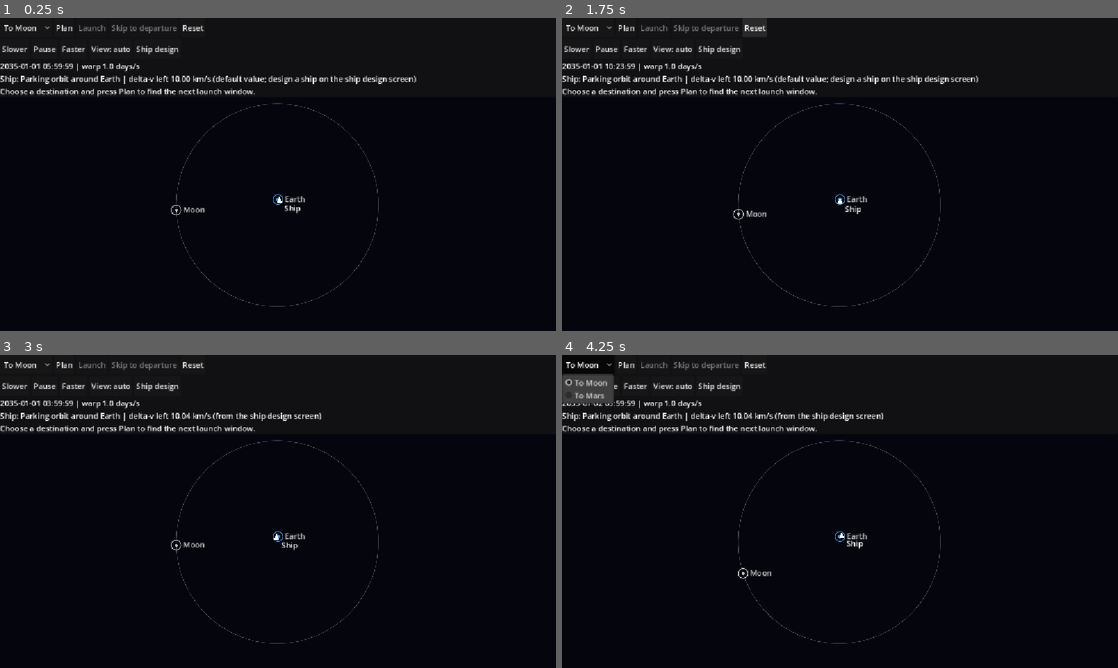
Above: before the commit, frames 1-4 (two rows, left to right).
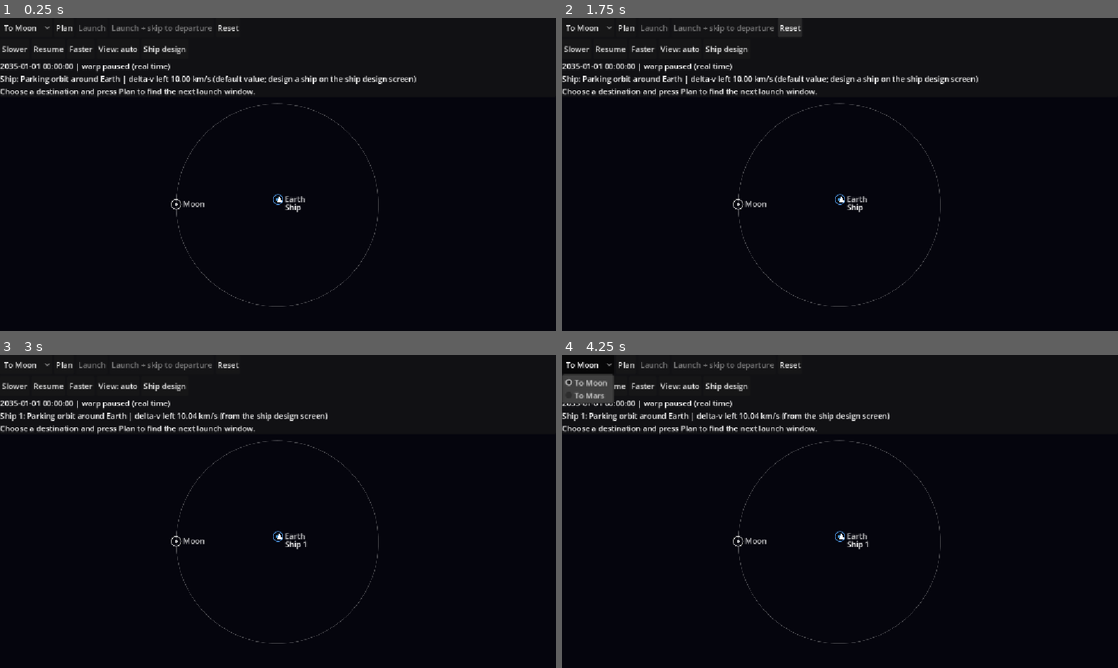
Above: after the commit, the same moments.

Repository: jonmakescars/asteroid-miner
Game: Godot game, scene res://mission.tscn
Same seed, same stepped clock (60 frames per second), same inputs: the game is played once before the commit and once after it. This scene is started directly instead of the project's main scene.
Inputs:
- Up to frame 1 (0.25 s): no input
- Up to frame 2 (1.75 s): click "Plan" at 0.5 s; click "Reset" at 1.25 s
- Up to frame 3 (3 s): click "Ship design" at 2 s; click "Mission planner" at 2.75 s
- Up to frame 4 (4.25 s): click "To Moon" at 3.5 s

The runs differ from the first frame. In frame 1, 0.9% of the frame differs, in the area x 6-55%, y 2-63%; in frame 2, 1.0%; in frame 3, 1.7%, in the area x 3-59%, y 2-63%; in frame 4, 1.7%.

Commit message:
Time controls, launch and skip, ship name

Diff:
--- a/scripts/mission_view.gd
+++ b/scripts/mission_view.gd
@@ -8,7 +8,9 @@
 const DESIGN_PATH := "user://ship_design.json"  # written by the ship design screen
 const DEFAULT_SHIP_DV_KMS := 10.0
 const PARKING_ALTITUDE_KM := 400.0
-const WARP_STEPS := [0.01, 0.1, 1.0, 10.0, 100.0, 1000.0]  # game days per real second
+const WARP_STEPS := [1.0 / 86400.0, 1.0 / 1440.0, 1.0 / 24.0, 1.0, 10.0, 100.0, 1000.0]  # game days per real second
+const WARP_LABELS := ["real time", "1 min/s", "1 h/s", "1 day/s", "10 days/s", "100 days/s", "1000 days/s"]
+const SKIP_LEAD_DAYS := 120.0 / 86400.0  # "skip to departure" stops two minutes before the burn
 const MIN_BODY_RADIUS_PX := 3.0
 const RING_RADIUS_PX := 10.0
 const ORBIT_SAMPLES := 160
@@ -23,11 +25,12 @@
 var children: Dictionary = {}
 var start_jd := 0.0
 var time_jd := 0.0
-var warp_index := 2
-var paused := false
+var warp_index := 0
+var paused := true
 var frame_index := 0
 var ship_dv_kms := DEFAULT_SHIP_DV_KMS
 var ship_dv_source := "default value; design a ship on the ship design screen"
+var ship_name := "Ship"
 var parking_segment: Dictionary = {}
 var legs: Array = []     # the ship's orbit legs: {parent, segment, t_start, label}
 var plan: Dictionary = {}
@@ -71,10 +74,13 @@
 	if typeof(parsed) == TYPE_DICTIONARY and parsed.has("total_dv_ms"):
 		ship_dv_kms = float(parsed["total_dv_ms"]) / 1000.0
 		ship_dv_source = "from the ship design screen"
+		ship_name = str(parsed.get("name", ship_name))
 
 
 func _reset() -> void:
 	time_jd = start_jd
+	paused = true
+	warp_index = 0
 	plan = {}
 	message = ""
 	var earth_gm := float(bodies["earth"]["gm_km3_s2"])
@@ -101,7 +107,7 @@
 	row1.add_child(target_picker)
 	plan_button = _add_button(row1, "Plan", _on_plan)
 	launch_button = _add_button(row1, "Launch", _on_launch)
-	skip_button = _add_button(row1, "Skip to departure", _on_skip)
+	skip_button = _add_button(row1, "Launch + skip to departure", _on_skip)
 	_add_button(row1, "Reset", _reset)
 
 	var row2 := HFlowContainer.new()
@@ -138,6 +144,7 @@
 	var target: Dictionary = TARGETS[target_picker.selected]
 	legs = [legs[0]]
 	plan = _make_plan(target)
+	paused = true
 	message = "" if not plan.is_empty() else "No launch window found within the search period."
 
 
@@ -154,9 +161,13 @@
 	]
 
 
+## Launches (commits the plan) and jumps to just before the departure burn. Time stays as it was (paused or not).
 func _on_skip() -> void:
-	if not plan.is_empty():
-		time_jd = maxf(time_jd, float(plan["t_dep"]) - 0.02)
+	if plan.is_empty():
+		return
+	if not plan["committed"]:
+		_on_launch()
+	time_jd = maxf(time_jd, float(plan["t_dep"]) - SKIP_LEAD_DAYS)
 
 
 func _departed() -> bool:
@@ -210,6 +221,7 @@
 		"transfer_segment": TransferPlanner.transfer_segment(transfer, gm),
 		"capture_segment": TransferPlanner.circular_segment(capture_radius, target_gm, float(transfer["t_arr"]), 0.0),
 		"committed": false,
+		"arrival_seen": false,
 	}
 
 
@@ -266,6 +278,10 @@
 func _process(delta: float) -> void:
 	if not paused:
 		time_jd += delta * float(WARP_STEPS[warp_index])
+	# On arrival, drop back to the slowest time flow.
+	if not plan.is_empty() and plan["committed"] and not plan["arrival_seen"] and time_jd >= float(plan["t_arr"]):
+		plan["arrival_seen"] = true
+		warp_index = 0
 	_update_ui()
 	queue_redraw()
 
@@ -276,7 +292,7 @@
 	var affordable := not plan.is_empty() and _plan_dv_total() <= ship_dv_kms
 	var window_open := not plan.is_empty() and time_jd < float(plan["t_dep"]) - 0.0001
 	launch_button.disabled = plan.is_empty() or plan["committed"] or not affordable or not window_open
-	skip_button.disabled = plan.is_empty() or not window_open
+	skip_button.disabled = plan.is_empty() or not window_open or not affordable
 	pause_button.text = "Resume" if paused else "Pause"
 	frame_button.text = "View: " + str(FRAMES[frame_index])
 	info_label.text = _info_text()
@@ -304,10 +320,10 @@
 
 func _info_text() -> String:
 	var lines: PackedStringArray = []
-	var warp_text := "paused" if paused else "%s days/s" % str(WARP_STEPS[warp_index])
+	var warp_text := "paused (%s)" % WARP_LABELS[warp_index] if paused else str(WARP_LABELS[warp_index])
 	lines.append("%s | warp %s" % [_date_text(time_jd), warp_text])
-	lines.append("Ship: %s | delta-v left %.2f km/s (%s)" % [
-			legs[_leg_index_at(time_jd)]["label"], _dv_left(), ship_dv_source])
+	lines.append("%s: %s | delta-v left %.2f km/s (%s)" % [
+			ship_name, legs[_leg_index_at(time_jd)]["label"], _dv_left(), ship_dv_source])
 	if plan.is_empty():
 		lines.append(message if message != "" else "Choose a destination and press Plan to find the next launch window.")
 		return "\n".join(lines)
@@ -322,7 +338,7 @@
 	elif time_jd >= float(plan["t_dep"]):
 		lines.append("The launch window has passed. Press Plan again.")
 	else:
-		lines.append("Ready: press Launch, then run time or press Skip to departure.")
+		lines.append("Ready: press Launch and resume time, or press Launch + skip to departure.")
 	return "\n".join(lines)
 
 
@@ -372,7 +388,7 @@
 	var ship_local := _ship_abs(time_jd) - _body_abs(frame_id, time_jd)
 	var p := _to_screen(ship_local, centre, px_per_km)
 	draw_colored_polygon(PackedVector2Array([p + Vector2(0, -7), p + Vector2(6, 5), p + Vector2(-6, 5)]), Color.WHITE)
-	draw_string(ThemeDB.fallback_font, p + Vector2(10, 22), "Ship", HORIZONTAL_ALIGNMENT_LEFT, -1, 16, Color.WHITE)
+	draw_string(ThemeDB.fallback_font, p + Vector2(10, 22), ship_name, HORIZONTAL_ALIGNMENT_LEFT, -1, 16, Color.WHITE)
 
 
 func _to_screen(position_km: Vector2, centre: Vector2, px_per_km: float) -> Vector2:
--- a/scripts/ship_design_view.gd
+++ b/scripts/ship_design_view.gd
@@ -30,6 +30,9 @@
 var rules: Dictionary = {}
 var payload_ctl: Dictionary = {}
 var stage_ctls: Array = []       # per stage: {"engine": OptionButton, "propellant": ctl, "thrust": ctl, "durability": ctl}
+var ship_name := "Ship 1"
+var start_payload_kg := DEFAULT_PAYLOAD_KG
+var start_stages: Array = []     # starting values of the sliders (defaults, or the last saved design)
 var result_label: Label
 
 
@@ -38,6 +41,7 @@
 		get_window().content_scale_factor = MOBILE_UI_SCALE
 	if not _load_engines():
 		return
+	_apply_saved_design()
 	_build_ui()
 	_refresh()
 
@@ -52,6 +56,31 @@
 		engines[engine["id"]] = engine
 		engine_order.append(engine["id"])
 	return true
+
+
+## Starts from the last saved design if there is one, so the design survives switching screens.
+func _apply_saved_design() -> void:
+	start_stages = DEFAULT_STAGES.duplicate(true)
+	if not FileAccess.file_exists(DESIGN_PATH):
+		return
+	var saved: Variant = JSON.parse_string(FileAccess.get_file_as_string(DESIGN_PATH))
+	if typeof(saved) != TYPE_DICTIONARY:
+		return
+	ship_name = str(saved.get("name", ship_name))
+	start_payload_kg = clampf(float(saved.get("payload_kg", start_payload_kg)), PAYLOAD_RANGE.x, PAYLOAD_RANGE.y)
+	var saved_stages: Variant = saved.get("stages", [])
+	if typeof(saved_stages) != TYPE_ARRAY or saved_stages.size() != start_stages.size():
+		return
+	for i in start_stages.size():
+		var stage: Dictionary = saved_stages[i]
+		if not engines.has(str(stage.get("engine_id", ""))):
+			continue
+		start_stages[i] = {
+			"engine": str(stage["engine_id"]),
+			"propellant": clampf(float(stage["propellant_kg"]), PROPELLANT_RANGE.x, PROPELLANT_RANGE.y),
+			"thrust": clampf(float(stage["thrust_kn"]), THRUST_RANGE.x, THRUST_RANGE.y),
+			"durability": clampf(float(stage["durability"]), 0.0, 1.0),
+		}
 
 
 func _build_ui() -> void:
@@ -74,10 +103,24 @@
 	mission_button.pressed.connect(func() -> void: get_tree().change_scene_to_file("res://mission.tscn"))
 	box.add_child(mission_button)
 	_add_heading(box, "Ship design (prototype step 5)")
-	payload_ctl = _add_slider(box, "Payload", PAYLOAD_RANGE, true, DEFAULT_PAYLOAD_KG, "kg")
-
-	for i in DEFAULT_STAGES.size():
-		var defaults: Dictionary = DEFAULT_STAGES[i]
+	var name_row := HBoxContainer.new()
+	box.add_child(name_row)
+	var name_label := Label.new()
+	name_label.text = "Ship name"
+	name_label.size_flags_horizontal = Control.SIZE_EXPAND_FILL
+	name_row.add_child(name_label)
+	var name_edit := LineEdit.new()
+	name_edit.text = ship_name
+	name_edit.custom_minimum_size = Vector2(260, 0)
+	name_edit.max_length = 40
+	name_edit.text_changed.connect(func(text: String) -> void:
+		ship_name = text
+		_refresh())
+	name_row.add_child(name_edit)
+	payload_ctl = _add_slider(box, "Payload", PAYLOAD_RANGE, true, start_payload_kg, "kg")
+
+	for i in start_stages.size():
+		var defaults: Dictionary = start_stages[i]
 		_add_heading(box, "Stage %d%s" % [i + 1, " (fires first)" if i == 0 else ""])
 		var picker := OptionButton.new()
 		picker.custom_minimum_size = Vector2(0, 40)
@@ -247,6 +290,7 @@
 	if file == null:
 		return
 	file.store_string(JSON.stringify({
+		"name": ship_name.strip_edges() if ship_name.strip_edges() != "" else "Unnamed ship",
 		"payload_kg": payload_kg,
 		"stages": stages,
 		"total_dv_ms": analysis["total_dv_ms"],
Not shown, added: step6b-update.zip
